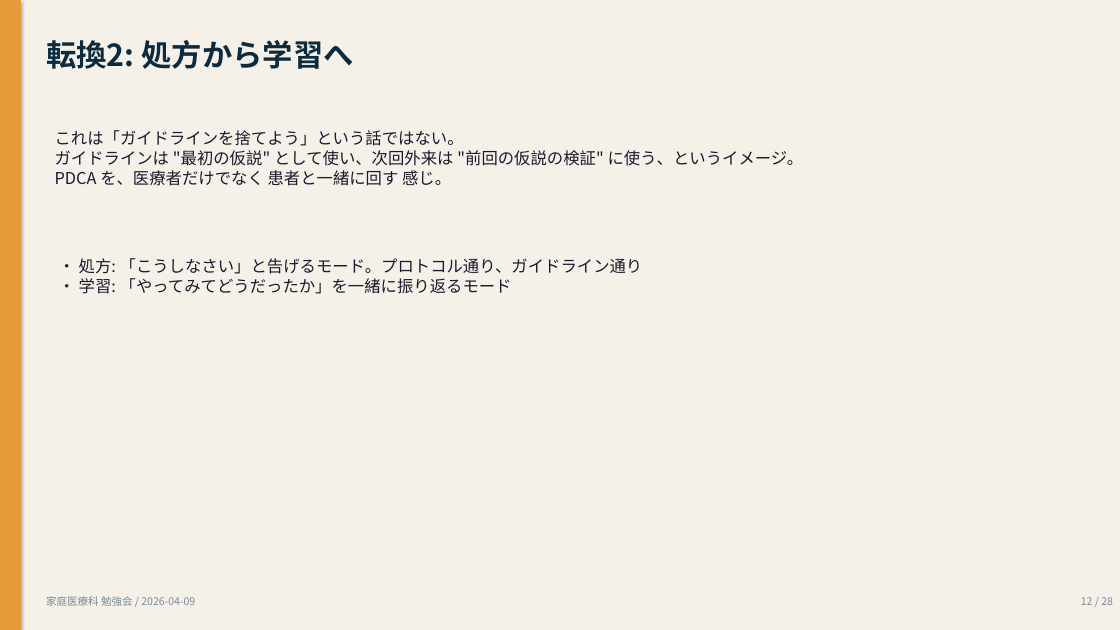
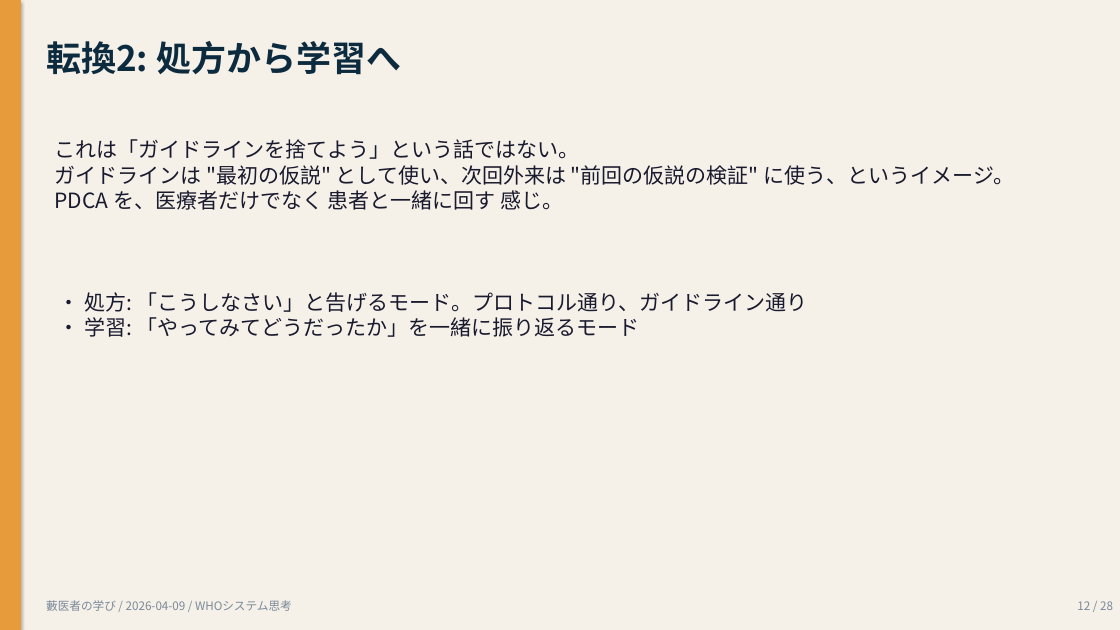
Before and after one commit to Tama831/ai-agent-team-materials, a slide deck: slide 12 of output/education/2026-04-09_who-systems-thinking-residents/who-systems-thinking-residents_slides_residents.pptx. Drawn at 1120x630 pixels with LibreOffice and Linux fonts; fonts in the diff are those of the drawing. Boxes give left, top, right and bottom in pixels: in the first picture for what was removed or moved away, otherwise in the second. Text is boxed around its words. In the diff, an @@ line names an element or a change of style, - is before the commit and + after.

```diff
--- a/output/education/2026-04-09_who-systems-thinking-residents/who-systems-thinking-residents_slides_residents.pptx
+++ b/output/education/2026-04-09_who-systems-thinking-residents/who-systems-thinking-residents_slides_residents.pptx
@@ text "転換2: 処方から学習へ" at <box>46,41,401,75</box>: size 26 to 30 pt @@
@@ text "これは「ガイドラインを捨てよう」という話ではない。 ガイドラインは "最初の仮説" として使い、次回外来は "前回の仮説 ...": place and size @@
-text "これは「ガイドラインを捨てよう」という話ではない。 ガイドラインは "最初の仮説" として使い、次回外来は "前回の仮説 ..." at <box>55,130,804,186</box>
+text "これは「ガイドラインを捨てよう」という話ではない。 ガイドラインは "最初の仮説" として使い、次回外来は "前回の仮説 ..." at <box>55,139,1015,210</box>
@@ text "これは「ガイドラインを捨てよう」という話ではない。 ガイドラインは "最初の仮説" として使い、次回外来は "前回の仮説 ..." at <box>55,139,1015,210</box>: size 14 to 18 pt @@
@@ text "• 処方: 「こうしなさい」と告げるモード。プロトコル通り、ガイドライン通り" at <box>84,292,808,337</box>: size 14 to 18 pt @@
@@ text "• 処方: 「こうしなさい」と告げるモード。プロトコル通り、ガイドライン通り": place and size @@
-text "• 処方: 「こうしなさい」と告げるモード。プロトコル通り、ガイドライン通り" at <box>79,258,643,294</box>
+text "• 処方: 「こうしなさい」と告げるモード。プロトコル通り、ガイドライン通り" at <box>84,292,808,337</box>
@@ text "12 / 28" at <box>1077,601,1113,610</box>: size 9 to 10 pt @@
@@ text at <box>46,600,292,611</box>: text changed; size 9 to 10 pt @@
-家庭医療科 勉強会 / 2026-04-09
+藪医者の学び / 2026-04-09 / WHOシステム思考
```
Also in this commit, not shown: 27 other slides changed, 7 other files.
